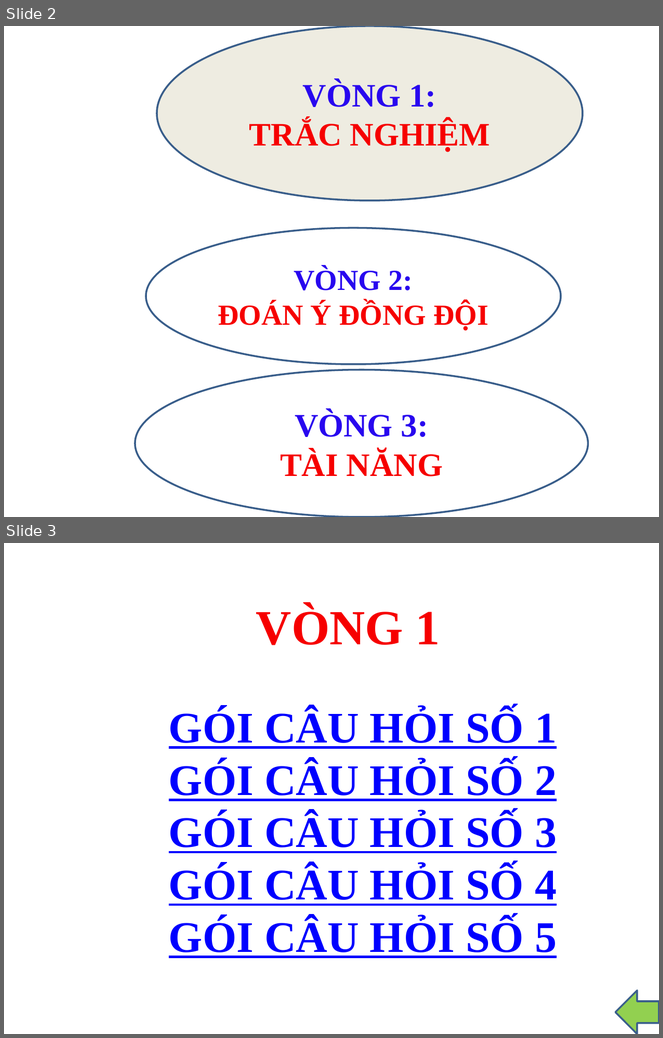
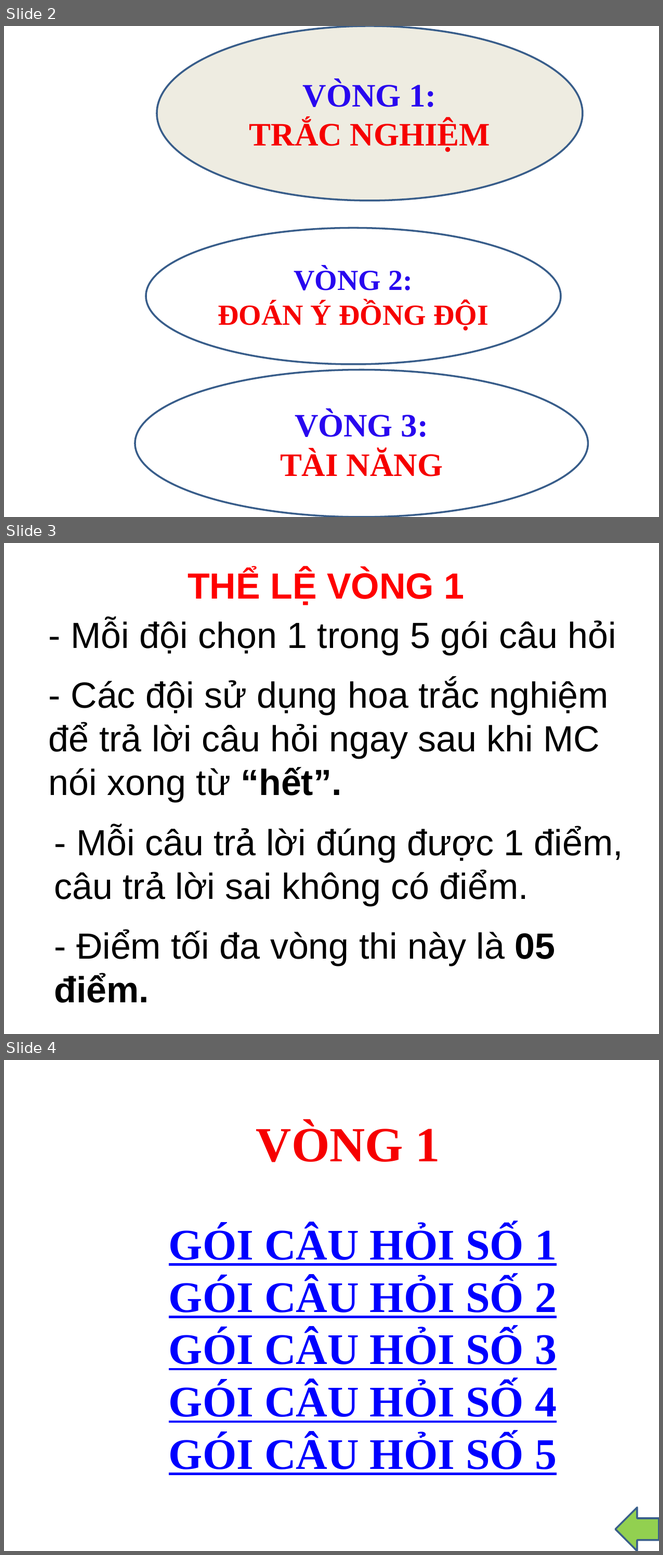
Before and after one commit to huytt/giao-an, a slide deck: hoi_thi.pptx. Shown one above the other, each under a label of ours: slides 2 and 3 before the commit, slides 2, 3 and 4 after it. The pictures are 663x1038 and 663x1555 pixels, drawn with LibreOffice and Linux fonts; fonts in the diff are those of the drawing; background and template pictures are left out. Boxes give left, top, right and bottom in pixels: in the first picture for what was removed or moved away, otherwise in the second. Text is boxed around its words. In the diff, an @@ line names an element or a change of style, - is before the commit and + after.

```diff
--- a/hoi_thi.pptx
+++ b/hoi_thi.pptx
@@ slide 3 added at (4, 543, 659, 1034), background picture (left out) @@
@@ text added at (188, 570, 464, 605), 40 pt, text #FF0000, bold @@
+THỂ LỆ VÒNG 1
@@ text added at (71, 619, 617, 655), 40 pt, text #000000 @@
+- Mỗi đội chọn 1 trong 5 gói câu hỏi
@@ text added at (49, 679, 609, 802), 40 pt, text #000000 @@
+- Các đội sử dụng hoa trắc nghiệm để trả lời câu hỏi ngay sau khi MC nói xong từ “hết”.
@@ text added at (54, 826, 623, 906), 40 pt, text #000000 @@
+- Mỗi câu trả lời đúng được 1 điểm, câu trả lời sai không có điểm.
@@ text added at (54, 930, 556, 1003), 40 pt, text #000000 @@
+- Điểm tối đa vòng thi này là 05 điểm.
@@ what was slide 3 is now slide 4 @@
```
Also in this commit, not shown: 1 slide changed, 3 other slides added, 1 slide removed, 26 other files.
